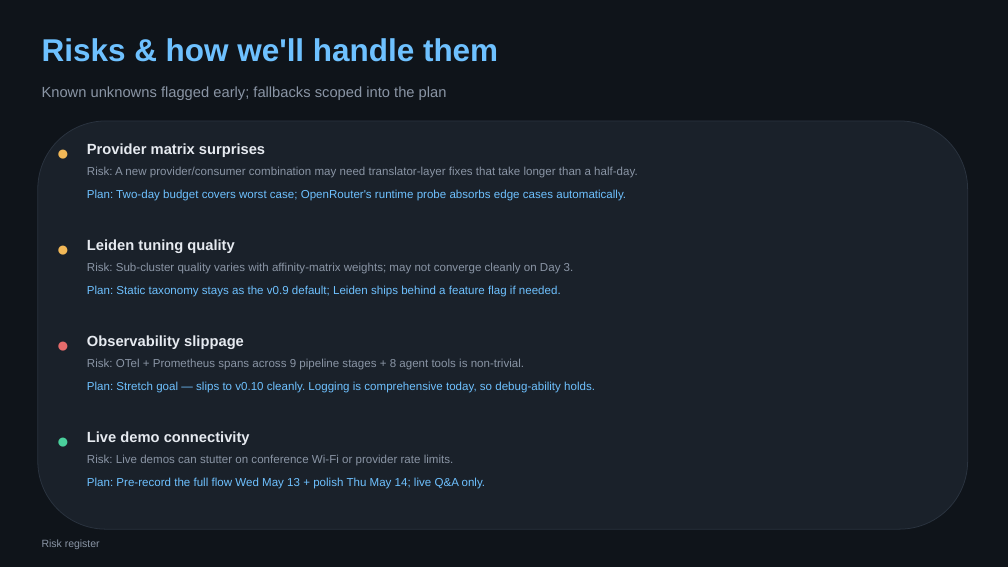
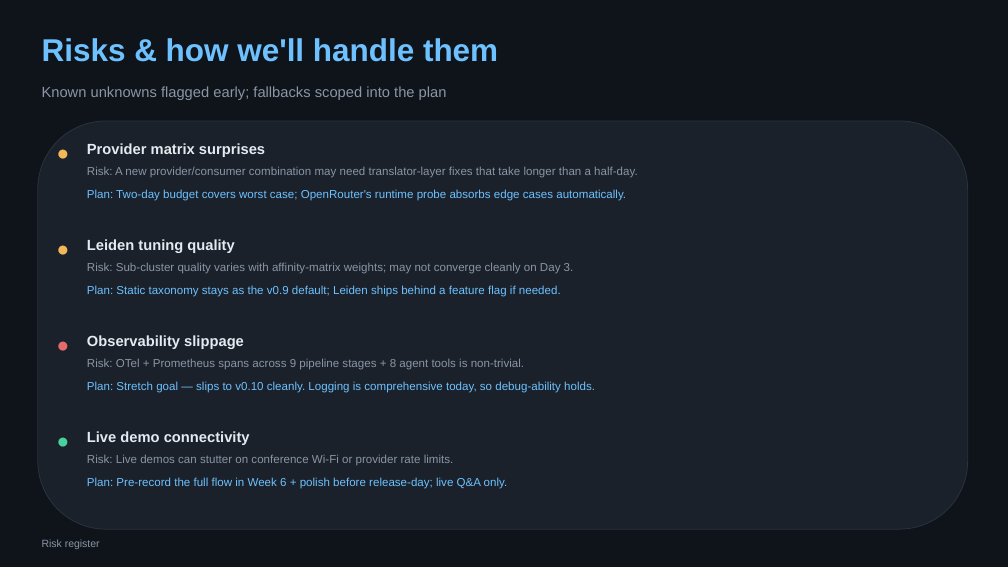
Before and after one commit to bharatmohanthakur/heavy_text2sql, a slide deck: slide 21 of docs/architecture_deck.pptx. Drawn at 1008x567 pixels with LibreOffice and Linux fonts; fonts in the diff are those of the drawing. Boxes give left, top, right and bottom in pixels: in the first picture for what was removed or moved away, otherwise in the second. Text is boxed around its words. In the diff, an @@ line names an element or a change of style, - is before the commit and + after.

```diff
--- a/docs/architecture_deck.pptx
+++ b/docs/architecture_deck.pptx
@@ text at (87,477,508,489): text changed @@
-Plan: Pre-record the full flow Wed May 13 + polish Thu May 14; live Q&A only.
+Plan: Pre-record the full flow in Week 6 + polish before release-day; live Q&A only.
```
Also in this commit, not shown: 8 other slides changed, 1 other file.
